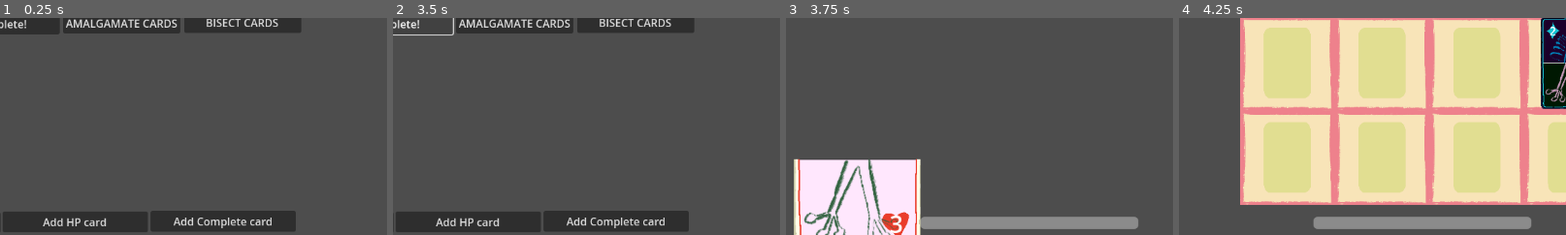
Above: before the commit, frames 1-4 (left to right).
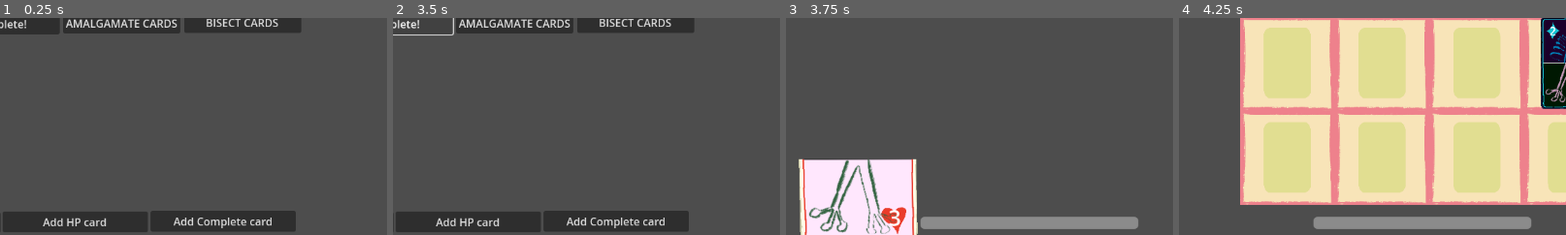
Above: after the commit, the same moments.

Repository: francismitchell/cardbuilder
Game: Godot game, scene res://GameStateManager/GameStateManager.tscn
Same seed, same stepped clock (60 frames per second), same inputs: the game is played once before the commit and once after it. The project has no main scene, so this scene is started directly. The engine's default icon, where the game draws it, is replaced by a stand-in: a white triangle on a blue panel in a dark square.
Inputs:
- Up to frame 1 (0.25 s): no input
- Up to frame 2 (3.5 s): click "AMALGAMATE CARDS" at 0.5 s; click "BISECT CARDS" at 1.25 s; click "Add AP card" at 2 s; click "Deck complete!" at 2.75 s
- Up to frame 3 (3.75 s): click "Add HP card" at 3.5 s
- Up to frame 4 (4.25 s): no input
The pictures show only the part of the screen within x 19-69%, y 50-100%; the shares and areas given below are measured in that part.

Frames 1-2 are identical in both runs. In frame 3, 3.8% of the frame differs, in the area x 2-35%, y 64-100%; in frame 4, nothing differs.

Commit message:
changed card hover to a sheared transform effect

Diff:
--- a/Cards/Scripts/Card.gd
+++ b/Cards/Scripts/Card.gd
@@ -16,6 +16,7 @@
 	set(value):
 		current_hp = value
 		_on_card_data_changed()
+@onready var base_transform : Transform2D = transform
 
 @export var card_data : CardData:
 	set(value):
@@ -145,15 +146,25 @@
 	await tween.finished
 	self.queue_free()
 
-func hover() -> void:
+func hover(mouse_pos : Vector2) -> void:
+	# get vector from origin to mouse position
+	var v : Vector2
+	if card_data.card_type == CardData.CARD_TYPE.AP_CARD:
+		v = mouse_pos - $ApComponents.global_position
+	elif card_data.card_type == CardData.CARD_TYPE.HP_CARD:
+		v = mouse_pos - $HpComponents.global_position
+	elif card_data.card_type == CardData.CARD_TYPE.COMPLETE_CARD:
+		v = mouse_pos - $CompComponents.global_position
+	transform.x = base_transform.x + 0.001 * v
+	transform.y = base_transform.y + 0.001 * v
 	z_index = 1
-	var tween = get_tree().create_tween()
-	tween.tween_property(self, "scale", Vector2(1.1,1.1), 0.05)
 
 func unhover() -> void:
 	z_index = 0
 	var tween = get_tree().create_tween()
-	tween.tween_property(self, "scale", Vector2(1,1), 0.05)
+	#tween.tween_property(self, "scale", Vector2(1,1), 0.05)
+	tween.parallel().tween_property(self, "transform:x", base_transform.x, 0.05)
+	tween.parallel().tween_property(self, "transform:y", base_transform.y, 0.05)
 
 
 func _on_ability_area_2d_mouse_entered() -> void:
--- a/Decks/Scripts/Deck.gd
+++ b/Decks/Scripts/Deck.gd
@@ -271,10 +271,10 @@
 	if hovered_card and hovered_card != closest_card:
 		hovered_card.unhover()
 		hovered_card = closest_card
-		hovered_card.hover()
+		hovered_card.hover(mouse_pos)
 	else:
 		hovered_card = closest_card
-		hovered_card.hover()
+		hovered_card.hover(mouse_pos)
 
 
 
